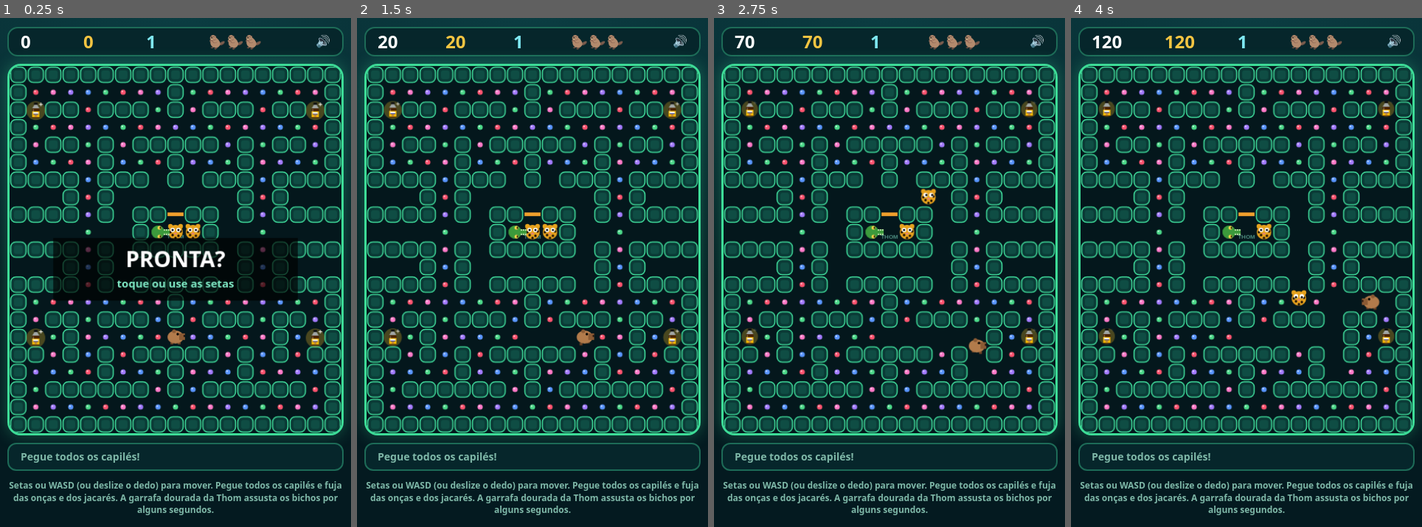
Above: before the commit, frames 1-4 (left to right).
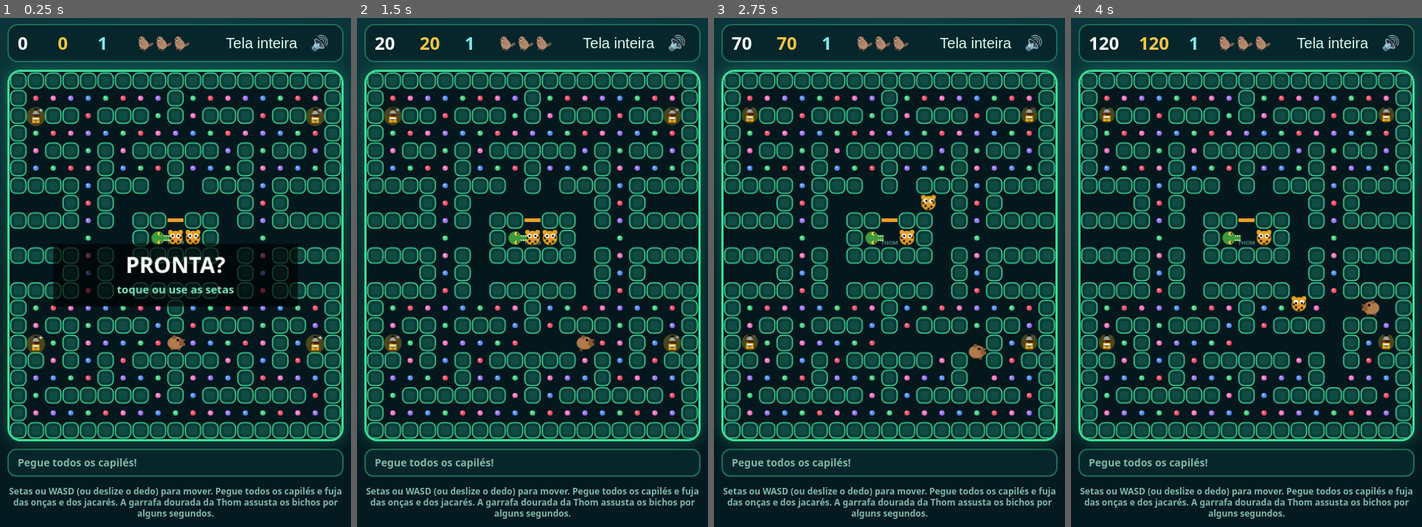
Above: after the commit, the same moments.

Repository: joao-vict0r/Games_Thom
Game: browser game, page index.html
The game is run twice, just before and just after one commit, with the same random seed, the same clock (stepped at 60 frames per second) and the same inputs.
Inputs (mouse positions are in pixels of both pictures, inside the frame that each line leads up to; where the layout moved, square brackets give the same spot in the first picture):
- Up to frame 1 (0.25 s): no input
- Up to frame 2 (1.5 s): click (532, 257) [532, 247] at 0.27 s; hold Right from 1.03 s (still down); click (532, 292) [532, 287] at 1.07 s; tap Space at 1.1 s
- Up to frame 3 (2.75 s): release Right at 1.53 s; hold Down 1.58-1.85 s; tap Space at 1.6, 2.1, 2.6 s; click (822, 216) [822, 211] at 1.67 s; hold Left 1.9-2.47 s; click (977, 43) at 2.02 s, where only the run after the commit has a clickable "Tela inteira"; click (956, 201) [956, 196] at 2.27 s; hold Up from 2.52 s (still down)
- Up to frame 4 (4 s): release Up at 2.82 s; click (1295, 328) [1295, 323] at 2.87 s; hold Right 2.87-3.53 s; tap Space at 3.1, 3.6 s; click (1162, 348) [1162, 343] at 3.47 s; hold Up 3.58-3.82 s; hold Left from 3.87 s (still down)

The runs differ from the first frame. In frame 1, 38% of the frame differs, in the area x 2-98%, y 1-99%; in frame 2, 39%; in frame 3, 39%; in frame 4, 39%.

Commit message:
ajustado tela inteira no app

Diff:
--- a/capi-man-thom.css
+++ b/capi-man-thom.css
@@ -3,13 +3,27 @@
 :root[data-theme="dark"]{--bg:#03141a;--fg:#d8fff0;--mut:#7fb8a8}
 html{scroll-padding-top:env(safe-area-inset-top,0px)}
 *{box-sizing:inherit}
-html,body{height:100%;margin:0}
-body{background:radial-gradient(120% 70% at 50% 0,#0b3d42,transparent 70%) no-repeat var(--bg);color:var(--fg);font:600 14px/1.35 Fredoka,"Trebuchet MS","Segoe UI",system-ui,sans-serif;display:flex;flex-direction:column;align-items:center;gap:10px;padding:12px}
+html,body{min-height:100%;margin:0}
+body{min-height:100dvh;background:radial-gradient(120% 70% at 50% 0,#0b3d42,transparent 70%) no-repeat var(--bg);color:var(--fg);font:600 14px/1.35 Fredoka,"Trebuchet MS","Segoe UI",system-ui,sans-serif;display:flex;flex-direction:column;align-items:center;gap:10px;padding:max(8px,env(safe-area-inset-top,0px)) max(8px,env(safe-area-inset-right,0px)) max(8px,env(safe-area-inset-bottom,0px)) max(8px,env(safe-area-inset-left,0px));overflow:hidden}
 #sc{color:#fff}#hs{color:#f5c542}#lv{color:#7fe8f2}#vd{font-size:18px;letter-spacing:2px;min-width:3.2em}
-#hud{display:flex;align-items:center;justify-content:space-between;width:min(100%,456px);padding:6px 16px;border:2px solid #1d6b57;border-radius:14px;background:#06262b;font:700 24px/1 Fredoka,"Trebuchet MS",system-ui,sans-serif}
-#bar{display:flex;align-items:center;justify-content:space-between;gap:10px;width:min(100%,456px);min-height:38px;padding:6px 16px;border:2px solid #1d6b57;border-radius:12px;background:#06262b;color:var(--mut);font-size:14px}
+#hud{display:flex;align-items:center;justify-content:space-between;width:min(100%,456px);padding:6px 12px;border:2px solid #1d6b57;border-radius:14px;background:#06262b;font:700 clamp(20px,6vw,24px)/1 Fredoka,"Trebuchet MS",system-ui,sans-serif;flex-shrink:0}
+#bar{display:flex;align-items:center;justify-content:space-between;gap:10px;width:min(100%,456px);min-height:38px;padding:6px 12px;border:2px solid #1d6b57;border-radius:12px;background:#06262b;color:var(--mut);font-size:clamp(11px,3.3vw,14px);flex-shrink:0}
 #bar.on{color:#ffd24a;border-color:#f5c542;box-shadow:0 0 14px #f5c54255}
 #cd{font-size:22px;color:#ffd24a}
-#mu{background:none;border:0;padding:0;font-size:16px;line-height:1;cursor:pointer}
-canvas{display:block;width:min(100%,456px,calc((100vh - 170px)*.9047));height:auto;background:#04171c;border:3px solid #3ddc97;border-radius:18px;box-shadow:0 0 22px #3ddc9755;touch-action:none}
-p{margin:2px 0 0;color:var(--mut);font-size:12px;text-align:center;max-width:456px}
+#hud-actions{display:flex;align-items:center;gap:6px}
+#fs,#mu{background:none;border:0;min-width:36px;min-height:36px;padding:6px;font-size:20px;line-height:1;color:var(--fg);cursor:pointer;touch-action:manipulation}
+#fs:focus-visible,#mu:focus-visible{outline:2px solid #f5c542;outline-offset:2px;border-radius:5px}
+canvas{display:block;width:min(100%,456px,calc((100dvh - 170px)*.9047));height:auto;background:#04171c;border:3px solid #3ddc97;border-radius:18px;box-shadow:0 0 22px #3ddc9755;touch-action:none}
+p{margin:2px 0 0;color:var(--mut);font-size:clamp(10px,2.8vw,12px);line-height:1.25;text-align:center;max-width:456px;flex-shrink:0}
+
+@media (orientation:landscape) and (max-height:560px){
+  body{gap:5px;padding-top:max(4px,env(safe-area-inset-top,0px));padding-bottom:max(4px,env(safe-area-inset-bottom,0px))}
+  #hud{padding-top:4px;padding-bottom:4px}
+  canvas{width:min(70vw,456px,calc((100dvh - 100px)*.9047))}
+  p{max-width:min(70vw,456px)}
+}
+
+:fullscreen{background:var(--bg)}
+:fullscreen body{background:radial-gradient(120% 70% at 50% 0,#0b3d42,transparent 70%) no-repeat var(--bg)}
+:-webkit-full-screen{background:var(--bg)}
+:-webkit-full-screen body{background:radial-gradient(120% 70% at 50% 0,#0b3d42,transparent 70%) no-repeat var(--bg)}
--- a/capi-man-thom.js
+++ b/capi-man-thom.js
@@ -228,5 +228,39 @@
   }
   draw();requestAnimationFrame(loop);
 }
+
+const fsButton=$('fs');
+function isFullscreen(){return Boolean(document.fullscreenElement||document.webkitFullscreenElement)}
+function updateFullscreenButton(){
+  if(!fsButton)return;
+  const active=isFullscreen();
+  fsButton.textContent=active?'Sair da tela inteira':'Tela inteira';
+  fsButton.setAttribute('aria-label',active?'Sair da tela inteira':'Entrar em tela inteira');
+  fsButton.setAttribute('aria-pressed',String(active));
+}
+async function toggleFullscreen(){
+  const root=document.documentElement;
+  try{
+    if(isFullscreen()){
+      if(document.exitFullscreen)await document.exitFullscreen();
+      else if(document.webkitExitFullscreen)document.webkitExitFullscreen();
+      return;
+    }
+    if(root.requestFullscreen)await root.requestFullscreen({navigationUI:'hide'});
+    else if(root.webkitRequestFullscreen)root.webkitRequestFullscreen();
+    else{
+      fsButton.disabled=true;
+      fsButton.textContent='Tela inteira indisponível';
+    }
+  }catch(e){
+    updateFullscreenButton();
+  }
+}
 $('mu').onclick=e=>{tgl();e.currentTarget.blur()};
+if(fsButton){
+  fsButton.addEventListener('click',toggleFullscreen);
+  document.addEventListener('fullscreenchange',updateFullscreenButton);
+  document.addEventListener('webkitfullscreenchange',updateFullscreenButton);
+  updateFullscreenButton();
+}
 newGame();requestAnimationFrame(loop);
--- a/index.html
+++ b/index.html
@@ -9,7 +9,7 @@
 </head>
 <body>
 
-<div id="hud"><b id="sc" title="Pontos">0</b><b id="hs" title="Recorde">0</b><b id="lv" title="Nível">1</b><span id="vd" title="Vidas"></span><button id="mu" aria-label="Ligar ou desligar o som" tabindex="-1">🔊</button></div>
+<div id="hud"><b id="sc" title="Pontos">0</b><b id="hs" title="Recorde">0</b><b id="lv" title="Nível">1</b><span id="vd" title="Vidas"></span><span id="hud-actions"><button id="fs" type="button" aria-label="Entrar em tela inteira" title="Tela inteira">⛶</button><button id="mu" type="button" aria-label="Ligar ou desligar o som" title="Som">🔊</button></span></div>
 <canvas id="c" width="456" height="504" aria-label="Jogo da capivara"></canvas>
 <div id="bar"><span id="tip"></span><b id="cd"></b></div>
 <p>Setas ou WASD (ou deslize o dedo) para mover. Pegue todos os capilés e fuja das onças e dos jacarés. A garrafa dourada da Thom assusta os bichos por alguns segundos.</p>
